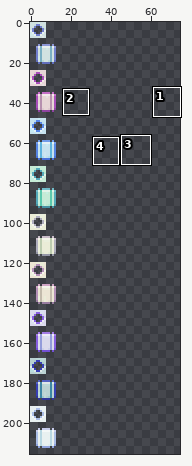
Edited in one commit: sprite sheet (tiles/materials/pykrete/peglacipykretestrip.png). The picture above shows the old version from afar; the outline marks the close-up.
Close-up. Before:
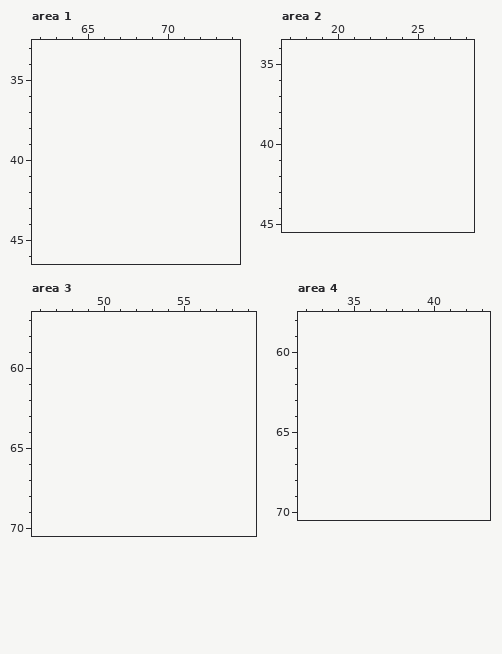
The file is 15x216 pixels. Colours within 5 levels of each other are drawn and written as one. Shown: area 1: x 62..74, y 33..46; area 2: x 17..28, y 34..45; area 3: x 46..59, y 57..70; area 4: x 32..43, y 58..70. The old version is drawn lined up with the new one, on the new canvas. The commit also changed other parts of the picture, which this record leaves out.
The result:
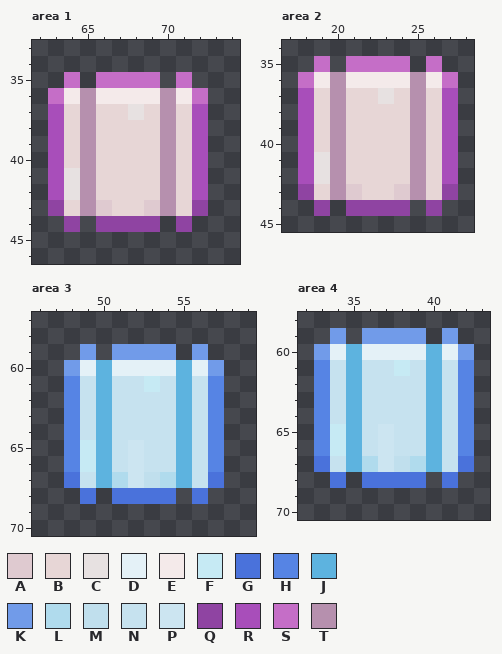
Palette (. is transparent): A #dfcad0  B #e7d6d6  C #e7e1e1  D #e4f1f7  E #f4eaea  F #c6eaf4  G #4a72db  H #5684e4  J #5db3df  K #719be9  L #b0dbed  M #c0dfed  N #c6e2ef  P #cce5f1  Q #8f44a2  R #a84eba  S #c56ec7  T #b690ae
What changed:
{"change": "canvas 15x216 -> 75x216"}
{"where": "area 1"}
{"y":35,"x":64,"old":".","new":"S"}
{"y":35,"x":66,"old":"....","new":"SSSS"}
{"y":35,"x":71,"old":".","new":"S"}
{"y":36,"x":63,"old":"..........","new":"SETEEEETES"}
{"y":37,"x":63,"old":"..........","new":"RBTBBCBTBR"}
{"y":38,"x":63,"old":"..........","new":"RBTBBBBTBR"}
{"y":39,"x":63,"old":"..........","new":"RBTBBBBTBR"}
{"y":40,"x":63,"old":"..........","new":"RBTBBBBTBR"}
{"y":41,"x":63,"old":"..........","new":"RCTBBBBTBR"}
{"y":42,"x":63,"old":"..........","new":"RCTBBBBTBR"}
{"y":43,"x":63,"old":"..........","new":"QBTABBATBQ"}
{"y":44,"x":64,"old":".","new":"Q"}
{"y":44,"x":66,"old":"....","new":"QQQQ"}
{"y":44,"x":71,"old":".","new":"Q"}
{"where": "area 2"}
{"y":35,"x":19,"old":".","new":"S"}
{"y":35,"x":21,"old":"....","new":"SSSS"}
{"y":35,"x":26,"old":".","new":"S"}
{"y":36,"x":18,"old":"..........","new":"SETEEEETES"}
{"y":37,"x":18,"old":"..........","new":"RBTBBCBTBR"}
{"y":38,"x":18,"old":"..........","new":"RBTBBBBTBR"}
{"y":39,"x":18,"old":"..........","new":"RBTBBBBTBR"}
{"y":40,"x":18,"old":"..........","new":"RBTBBBBTBR"}
{"y":41,"x":18,"old":"..........","new":"RCTBBBBTBR"}
{"y":42,"x":18,"old":"..........","new":"RCTBBBBTBR"}
{"y":43,"x":18,"old":"..........","new":"QBTABBATBQ"}
{"y":44,"x":19,"old":".","new":"Q"}
{"y":44,"x":21,"old":"....","new":"QQQQ"}
{"y":44,"x":26,"old":".","new":"Q"}
{"where": "area 3"}
{"y":59,"x":49,"old":".","new":"K"}
{"y":59,"x":51,"old":"....","new":"KKKK"}
{"y":59,"x":56,"old":".","new":"K"}
{"y":60,"x":48,"old":"..........","new":"KDJDDDDJDK"}
{"y":61,"x":48,"old":"..........","new":"HNJNNFNJNH"}
{"y":62,"x":48,"old":"..........","new":"HNJNNNNJNH"}
{"y":63,"x":48,"old":"..........","new":"HNJNNNNJNH"}
{"y":64,"x":48,"old":"..........","new":"HNJNNNNJNH"}
{"y":65,"x":48,"old":"..........","new":"HFJNPNNJNH"}
{"y":66,"x":48,"old":"..........","new":"HFJNPNNJNH"}
{"y":67,"x":48,"old":"..........","new":"GNJLPMLJNG"}
{"y":68,"x":49,"old":".","new":"G"}
{"y":68,"x":51,"old":"....","new":"GGGG"}
{"y":68,"x":56,"old":".","new":"G"}
{"where": "area 4"}
{"y":59,"x":34,"old":".","new":"K"}
{"y":59,"x":36,"old":"....","new":"KKKK"}
{"y":59,"x":41,"old":".","new":"K"}
{"y":60,"x":33,"old":"..........","new":"KDJDDDDJDK"}
{"y":61,"x":33,"old":"..........","new":"HNJNNFNJNH"}
{"y":62,"x":33,"old":"..........","new":"HNJNNNNJNH"}
{"y":63,"x":33,"old":"..........","new":"HNJNNNNJNH"}
{"y":64,"x":33,"old":"..........","new":"HNJNNNNJNH"}
{"y":65,"x":33,"old":"..........","new":"HFJNPNNJNH"}
{"y":66,"x":33,"old":"..........","new":"HFJNPNNJNH"}
{"y":67,"x":33,"old":"..........","new":"GNJLPMLJNG"}
{"y":68,"x":34,"old":".","new":"G"}
{"y":68,"x":36,"old":"....","new":"GGGG"}
{"y":68,"x":41,"old":".","new":"G"}
{"label":"added","picture_box":[48,72,208,232]}
{"label":"added","picture_box":[298,56,458,216]}
{"label":"added","picture_box":[64,344,224,504]}
{"label":"added","picture_box":[314,328,474,488]}
